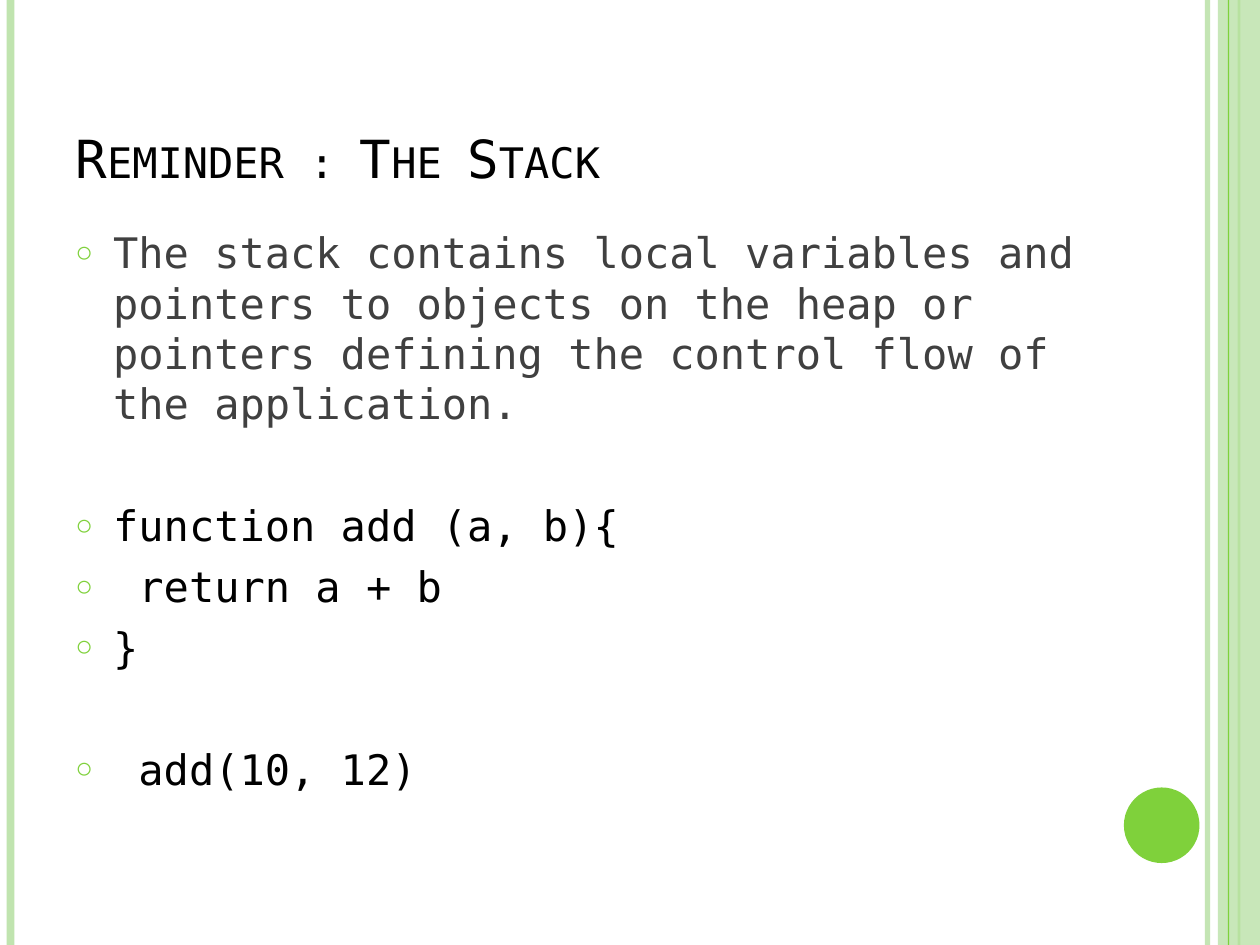
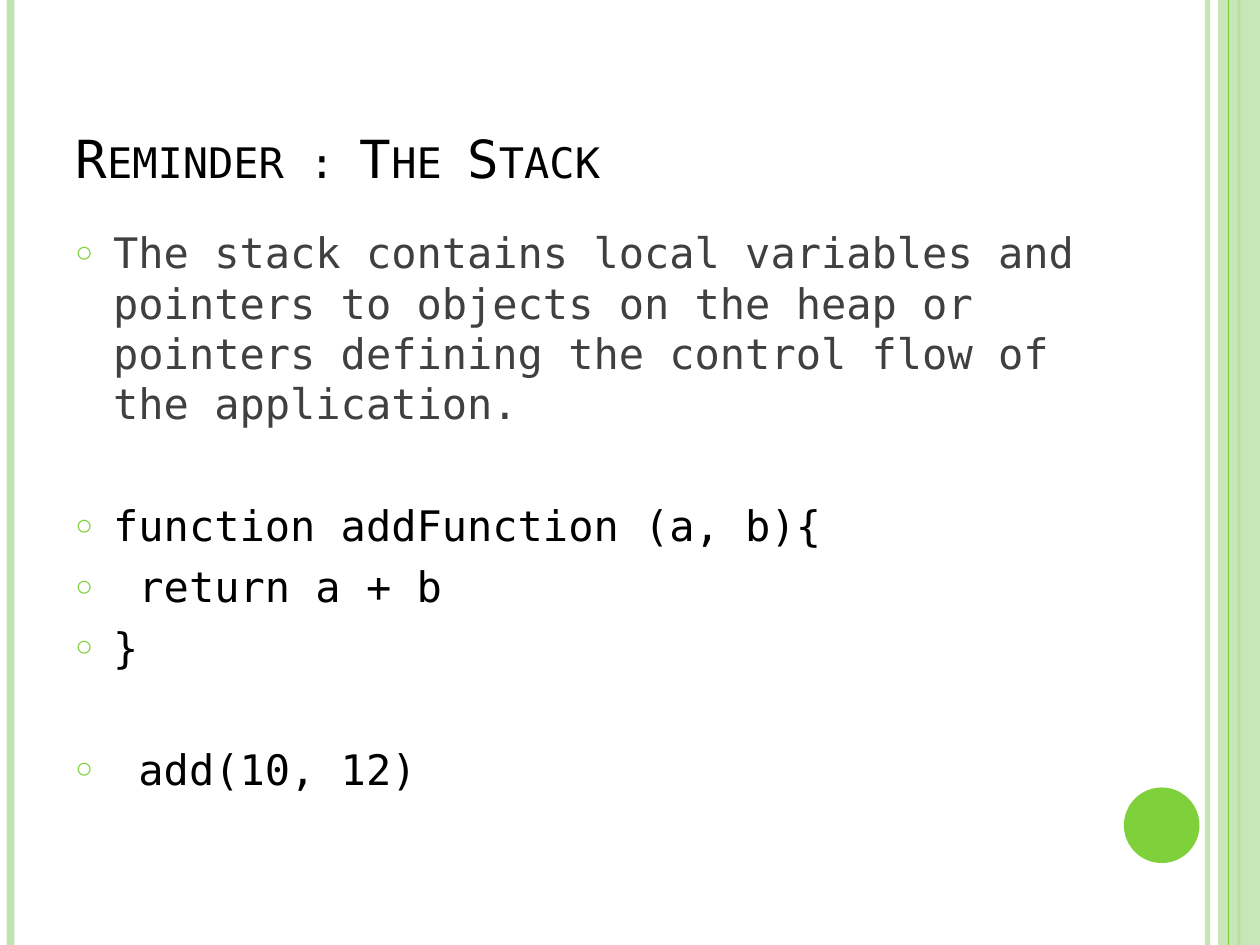
Before and after one commit to ntedgi/infra-meetings, a slide deck: slide 3 of GC&memLeaks/demand-mem-leak.pptx (slide 6 before the commit). Drawn at 1260x945 pixels with LibreOffice and Linux fonts; fonts in the diff are those of the drawing. Boxes give left, top, right and bottom in pixels: in the first picture for what was removed or moved away, otherwise in the second. Text is boxed around its words. In the diff, an @@ line names an element or a change of style, - is before the commit and + after.

```diff
--- a/GC&memLeaks/demand-mem-leak.pptx
+++ b/GC&memLeaks/demand-mem-leak.pptx
@@ text at [113,509,821,548]: text changed @@
-○ function add (a, b){
+○ function addFunction (a, b){
```
Also in this commit, not shown: 3 other slides changed, 2 slides added, 1 slide removed, 3 other files.
